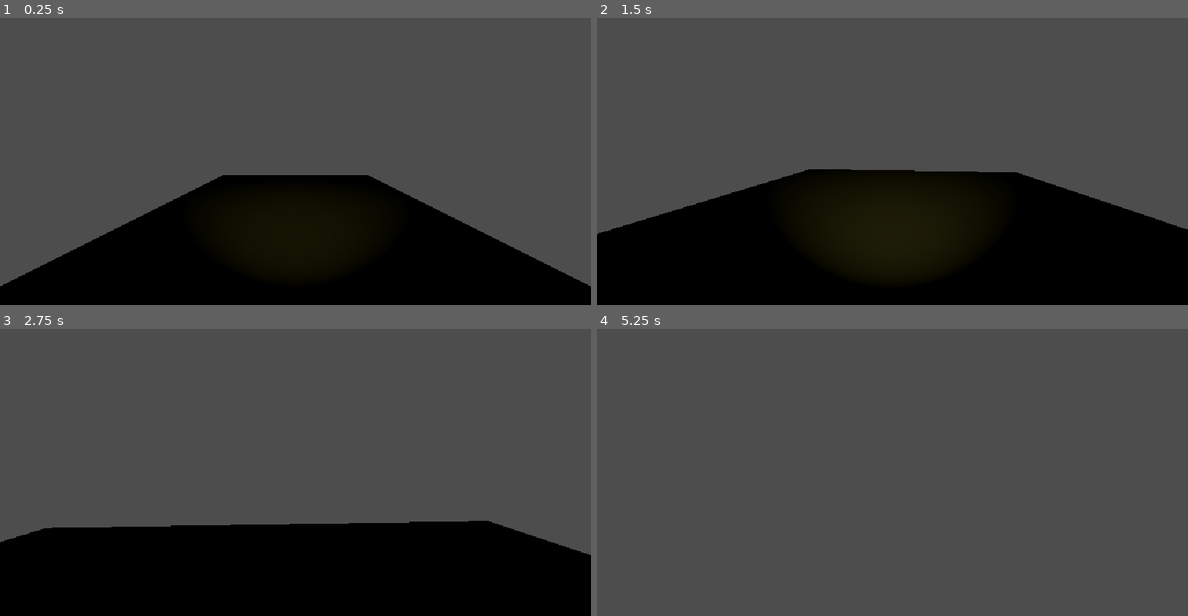
Above: before the commit, frames 1-4 (two rows, left to right).
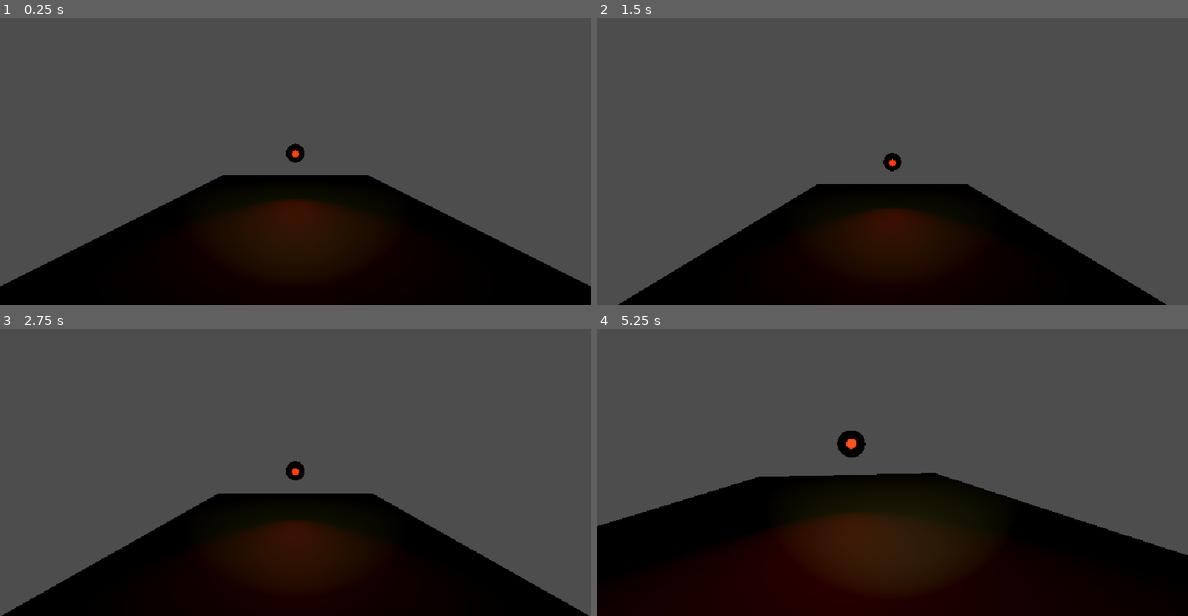
Above: after the commit, the same moments.

Repository: afanmubashir22/Abyss-Bunker
Game: Godot game, scene res://World.tscn
Same seed, same stepped clock (60 frames per second), same inputs: the game is played once before the commit and once after it. The project has no main scene, so this scene is started directly.
Inputs (mouse positions are in pixels of both pictures, inside the frame that each line leads up to):
- Up to frame 1 (0.25 s): no input
- Up to frame 2 (1.5 s): tap Enter at 0.5 s; move the mouse to (922, 138) at 0.52 s; hold Up from 0.53 s (still down); tap Alt at 0.6 s; click (922, 138) at 0.67 s; move the mouse to (862, 141) at 1.27 s; tap Shift at 1.35 s
- Up to frame 3 (2.75 s): keep holding Up; move the mouse to (307, 443) at 2.02 s; tap F at 2.1 s
- Up to frame 4 (5.25 s): keep holding Up; move the mouse to (886, 455) at 2.77 s; tap Alt at 2.85, 5.1 s; click (886, 455) at 2.92 s; move the mouse to (933, 455) at 3.52 s; hold Shift 3.53-4.28 s; move the mouse to (845, 446) at 4.27 s; tap F at 4.35 s; move the mouse to (898, 449) at 5.02 s; click (898, 449) at 5.17 s

The runs differ from the first frame. In frame 1, 1.5% of the frame differs, in the area x 43-57%, y 43-79%; in frame 2, 15%; in frame 3, 17%; in frame 4, 41%, in the area x 0-100%, y 35-100%.

Commit message:
i am fixing some errors and bugs of the killer drone in the game

Diff:
--- a/World.tscn
+++ b/World.tscn
@@ -1,6 +1,7 @@
 [gd_scene format=3 uid="uid://s0oq4qpswqyk"]
 
 [ext_resource type="PackedScene" uid="uid://dk7poh0xnq8ji" path="res://player.tscn" id="1_c6gwx"]
+[ext_resource type="PackedScene" uid="uid://5rek8m7ntvws" path="res://lumen_drone.tscn" id="2_2dftf"]
 
 [node name="World" type="Node3D" unique_id=170261281]
 
@@ -12,3 +13,6 @@
 
 [node name="Player" parent="." unique_id=2134804852 instance=ExtResource("1_c6gwx")]
 transform = Transform3D(1, 0, 0, 0, 1, 0, 0, 0, 1, 0, 2, 0)
+
+[node name="LumenDrone" parent="." unique_id=1960809441 instance=ExtResource("2_2dftf")]
+transform = Transform3D(1, 0, 0, 0, 1, 0, 0, 0, 1, 0, 2.2290764, -13.022341)
--- a/lumen_drone.gd
+++ b/lumen_drone.gd
@@ -1,11 +1,12 @@
 extends CharacterBody3D
-@export var petrol_spee: float = 2.0
+@export var petrol_speed: float = 2.0
 @export var chase_speed: float = 5.5
 @export var vision_range: float = 14.0
 @export var close_detection_range: float = 2.5
+@export var kill_distance: float = 1.8
 @onready var vision_ray: RayCast3D = $VisionRay
 @onready var eye_mesh: MeshInstance3D = $EyeMesh
-@onready var eye_light: 	SpotLight3D = $EyeLight
+@onready var eye_light: SpotLight3D = $EyeLight
 var player: CharacterBody3D = null
 var is_chasing: bool = false
 var lost_timer: float = 0.0
@@ -15,17 +16,21 @@
 		add_to_group("enemies")
 		player = get_tree().get_first_node_in_group("player")
 		set_eye_color(COLOR_CALM)
-func _physics_process(delta: float)
+func _physics_process(delta: float) -> void:
 		if not is_instance_valid(player):
-				return
-		var dist_to_player := global_position.distance_to(player.global_position)
+				player = get_tree().get_first_node_in_group("player")
+				if not is_instance_valid(player):
+						return
+		var drone_flat := Vector2(global_position.x, global_position.z)
+		var player_flat := Vector2(player.global_position.x, player.global_position.z)
+		var horizontal_dist := drone_flat.distance_to(player_flat)
 		var can_see_player := check_line_of_sight()
 		var player_light_on: bool = false
 		if player.get("flashlight") and player.flashlight is SpotLight3D:
 				player_light_on = player.flashlight.visible
-		var spotted := can_see_player and ((dist_to_player <= vision_range and player_light_on) or (dist_to_player <= close_detection_range))
+		var spotted := can_see_player and ((horizontal_dist <= vision_range and player_light_on) or (horizontal_dist <= close_detection_range))
 		if spotted:
-				is_chasing == true
+				is_chasing = true
 				lost_timer =2.0
 				set_eye_color(COLOR_ALERT)
 		else:
@@ -35,18 +40,37 @@
 								is_chasing = false
 								set_eye_color(COLOR_CALM)
 		if is_chasing:
-				var look_target := Vector3(player.global_position.x, global_position.y player.global_position.z)
-				look_at(look_target, Vector3.UP)
-				var move_dir := (player.global_position - global_position).normailized()
+				var look_target := Vector3(player.global_position.x, global_position.y, player.global_position.z)
+				if global_position.distance_to(look_target) > 0.1:
+						look_at(look_target, Vector3.UP)
+				var move_dir := (player.global_position - global_position).normalized()
 				move_dir.y = 0.0
 				velocity = move_dir * chase_speed
-				if dist_to_player < 1.3:
-						print("Caught by the Lumen Drone! Restarting...")
-						get_tree().reload_current_scene()
+				if horizontal_dist <= kill_distance:
+						kill_player()
 		else:
 				velocity = velocity.move_toward(Vector3.ZERO, petrol_speed * delta)
 		move_and_slide()
+		for i in get_slide_collision_count():
+				var collision = get_slide_collision(i)
+				var collider = collision.get_collider()
+				if collider == player or (collider and collider.is_in_group("player")):
+						kill_player()
+func kill_player() -> void:
+		print("Caught by the Lumen Drone! Restarting...")
+		get_tree().reload_current_scene()
 func check_line_of_sight() -> bool:
 		vision_ray.global_position = global_position
 		var target_pos := player.global_position + Vector3(0, 1.0, 0)
-		vision_ray.target_position = vision_ray.get_collider()
+		vision_ray.target_position = vision_ray.to_local(target_pos)
+		vision_ray.force_raycast_update()
+		if vision_ray.is_colliding():
+				var hit = vision_ray.get_collider()
+				return hit == player or (hit and hit.is_in_group("player"))
+		return false
+func set_eye_color(color: Color) -> void:
+		eye_light.light_color = color
+		var mat = eye_mesh.get_active_material(0)
+		if mat is StandardMaterial3D:
+			mat.emission_enabled = true
+			mat.emission = color
--- a/lumen_drone.tscn
+++ b/lumen_drone.tscn
@@ -25,10 +25,6 @@
 
 [node name="LumenDrone" type="CharacterBody3D" unique_id=1960809441]
 script = ExtResource("1_opow3")
-petrol_spee = null
-chase_speed = null
-vision_range = null
-close_detection_range = null
 
 [node name="CollisionShape3D" type="CollisionShape3D" parent="." unique_id=162144553]
 shape = SubResource("SphereShape3D_k5j8d")
